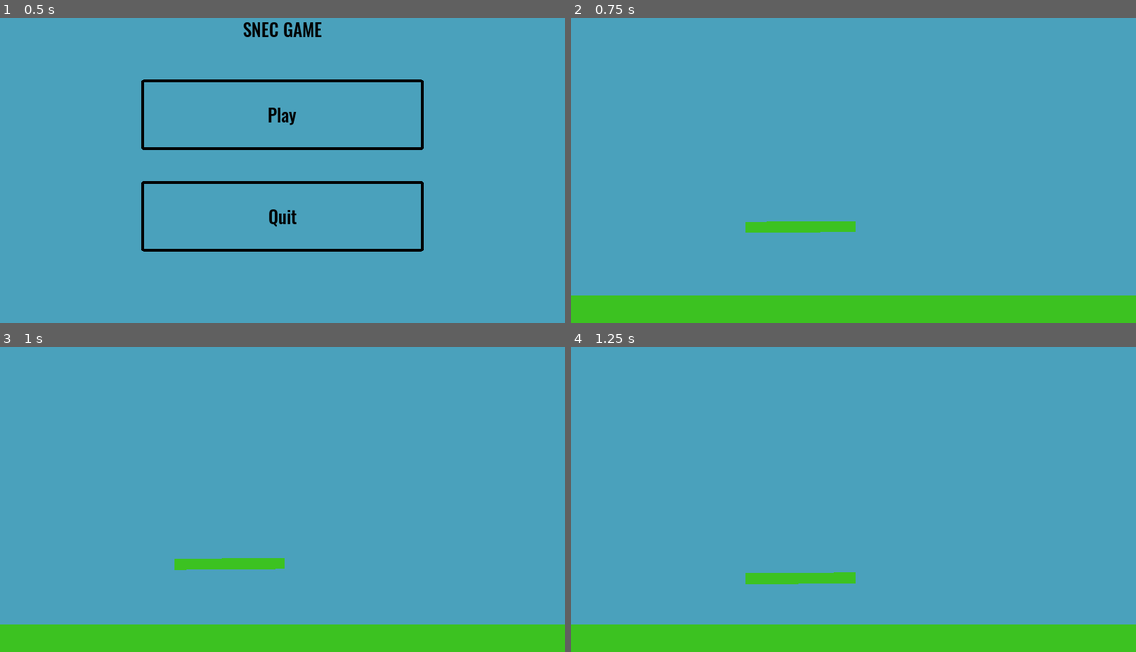
Above: before the commit, frames 1-4 (two rows, left to right).
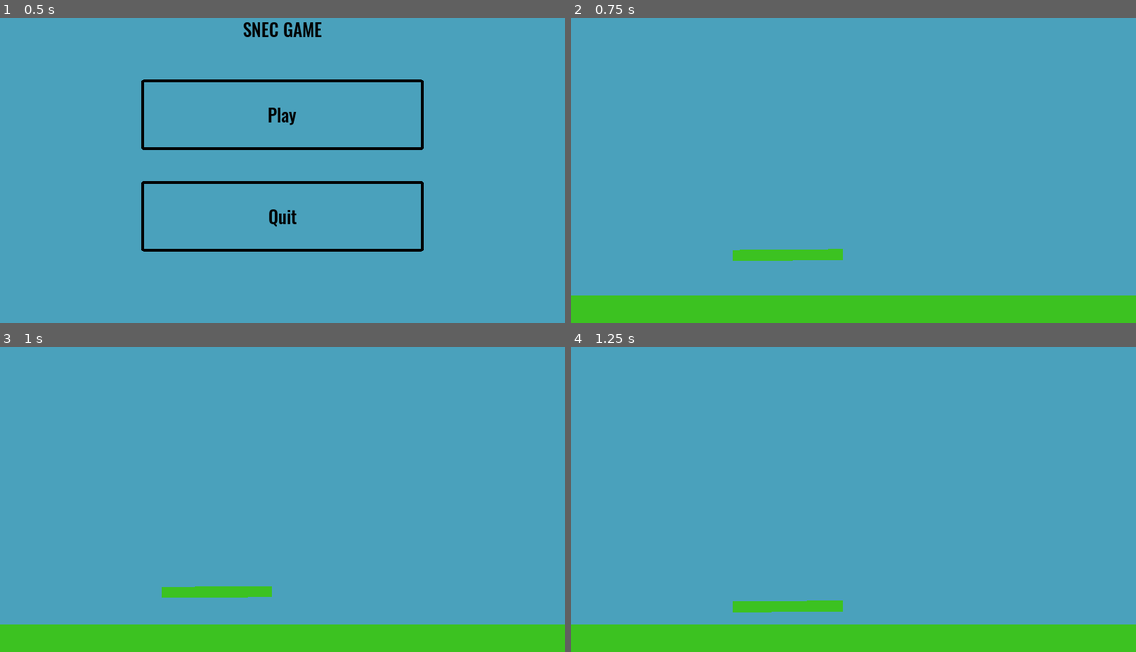
Above: after the commit, the same moments.

Repository: taylorhansen/snek-game
Game: Godot game, scene res://menus/MainMenu.tscn
Two runs of this game, one before a commit and one after it. Both use one fixed random seed, a clock stepped at 60 frames per second and the inputs below.
Inputs:
- Up to frame 1 (0.5 s): no input
- Up to frame 2 (0.75 s): click "Play" at 0.5 s
- Up to frame 3 (1 s): no input
- Up to frame 4 (1.25 s): no input

Frame 1 is identical in both runs. In frame 2, 1.4% of the frame differs, in the area x 28-51%, y 66-80%; in frame 3, 1.4%; in frame 4, 1.4%, in the area x 28-51%, y 73-88%.

Commit message:
Tweak positioning

Diff:
--- a/snake/segment/SnakeSegment.gd
+++ b/snake/segment/SnakeSegment.gd
@@ -10,6 +10,7 @@
 var _torque: float = 0
 # whether to apply the rotational force to the top or the bottom
 var _top: bool = true
+# current attached node
 var _attached = null
 
 # grips this segment to a nearby wall or other object
--- a/world/World.tscn
+++ b/world/World.tscn
@@ -18,7 +18,7 @@
 script = ExtResource( 1 )
 
 [node name="Snake" parent="." instance=ExtResource( 2 )]
-position = Vector2( 495.233, 421.926 )
+position = Vector2( 472, 473 )
 rotation = -1.57879
 
 [node name="Grass" type="StaticBody2D" parent="." groups=[
@@ -63,7 +63,7 @@
 polygon = PoolVector2Array( -106.2, 351.142, 87.5664, 345.14, 45.5551, 317.704, 44.6977, 214.819, 45.5551, 135.94, 54.1 …(946 unchanged characters)…
 
 [node name="Ball" parent="." instance=ExtResource( 4 )]
-position = Vector2( 2999.95, 502.589 )
+position = Vector2( 2966, 539 )
 
 [node name="Basket" parent="." instance=ExtResource( 5 )]
 position = Vector2( 3089, 537 )
